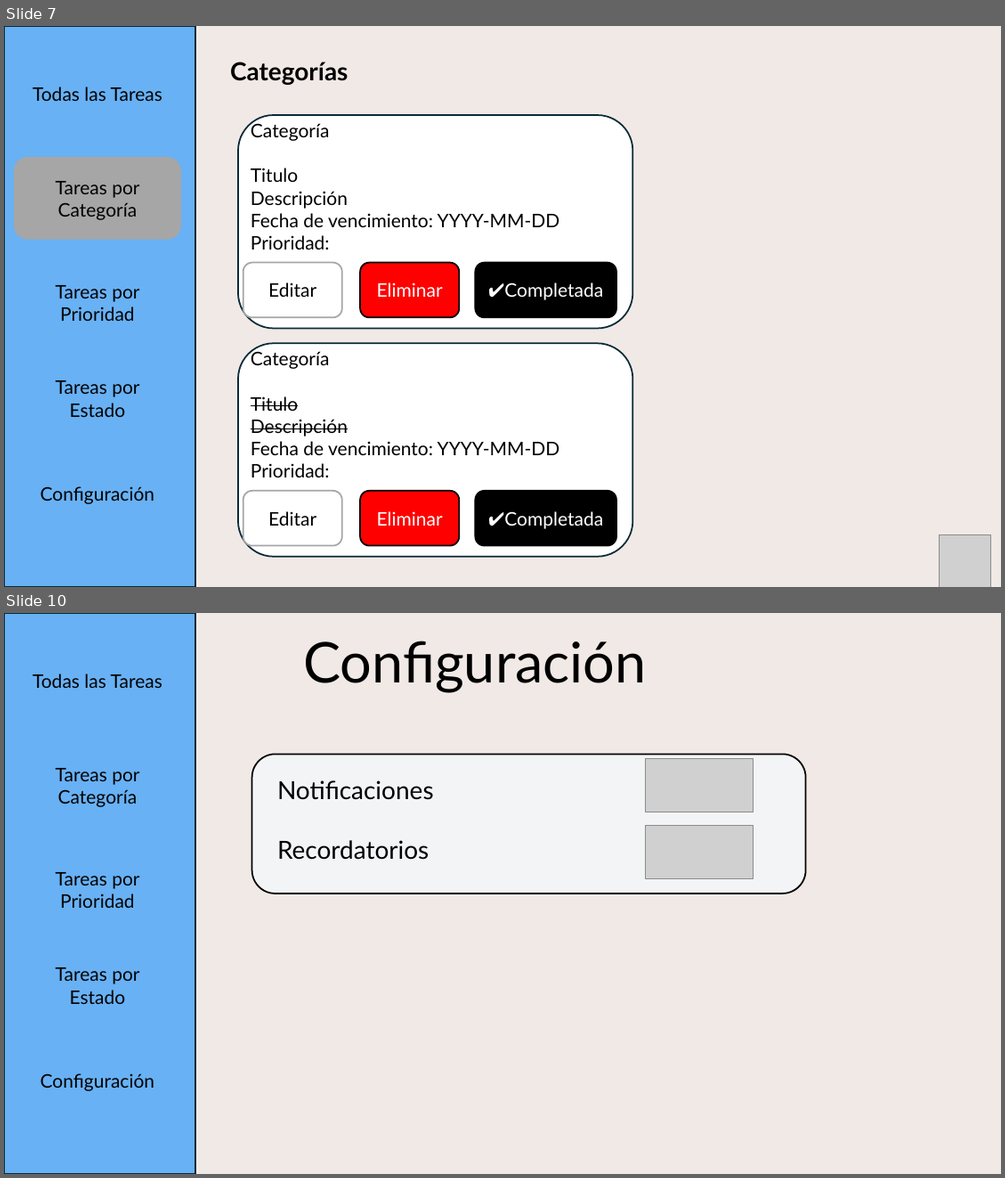
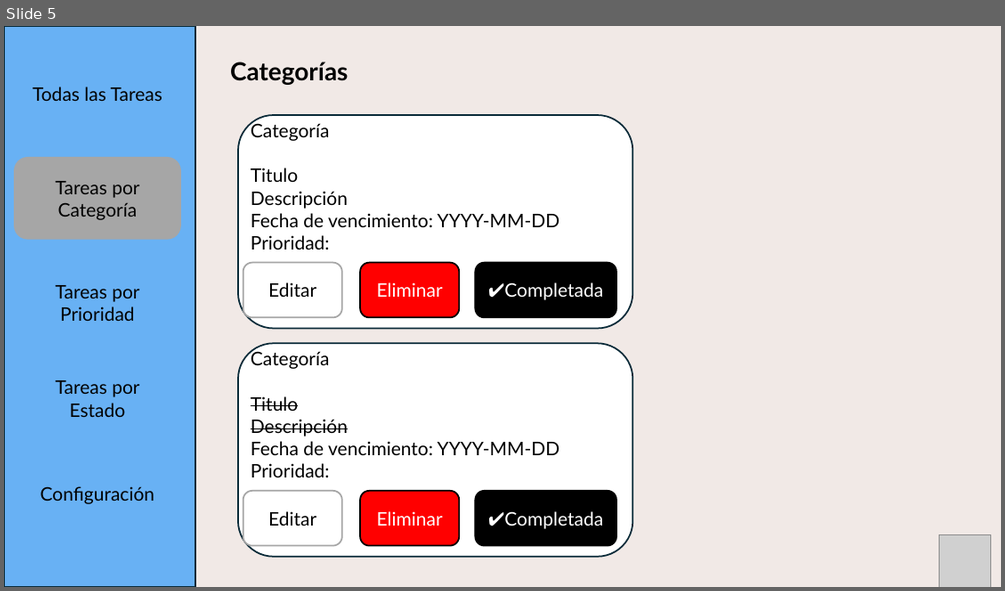
Before and after one commit to Craos6518/Proyecto_To_Do_list_TMS-2024-2, a slide deck: Documentación/Pantalla/Panrtallas.pptx. Shown one above the other, each under a label of ours: slides 7 and 10 before the commit, slide 5 after it; the slides between them are not shown. The pictures are 1005x1178 and 1005x591 pixels, drawn with LibreOffice and Linux fonts; fonts in the diff are those of the drawing; grey boxes stand for pictures. Boxes give left, top, right and bottom in pixels: in the first picture for what was removed or moved away, otherwise in the second. Text is boxed around its words. In the diff, an @@ line names an element or a change of style, - is before the commit and + after.

Commit message:
refactor: actualizar estilos de botones y márgenes, mejorar la visualización de tareas y categorías, se deja funcional el aplazar tareas y eliminar categorias

```diff
--- a/Documentación/Pantalla/Panrtallas.pptx
+++ b/Documentación/Pantalla/Panrtallas.pptx
@@ slide 10 removed at [4,613,1001,1174], background #F1E9E6 @@
@@ text removed at [303,641,646,693] @@
-Configuración
@@ rounded rectangle removed at [252,755,807,893] @@
@@ picture removed at [646,759,753,811] @@
@@ text removed at [277,780,434,860] @@
-Notificaciones
-Recordatorios
@@ picture removed at [646,826,753,878] @@
@@ group removed at [4,613,195,1174]: 5 texts, 1 rectangle @@
-Todas las Tareas
-Tareas por Categoría
-Tareas por Prioridad
-Tareas por Estado
-Configuración
@@ what was slide 7 is now slide 5 @@
```
Also in this commit, not shown: 3 slides changed, 3 other slides removed, 6 other files.
